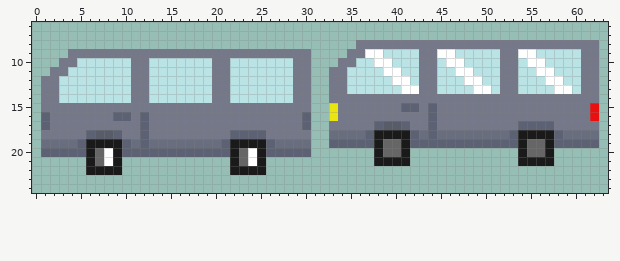
File history of a pixel-art sprite, res/Car_8.png. The first picture shows the starting point.
The file is 64x32 pixels. Colours within 5 levels of each other are drawn and written as one. Shown: x 0..63, y 6..24.
After the commit:
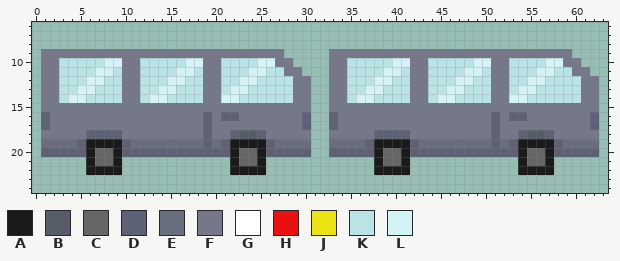
Palette (. is transparent): A #1a1a1a  B #575c68  C #666666  D #5c6273  E #686e7e  F #747888  G #ffffff  H #ea1010  J #eae510  K #bae3e6  L #d5f3f6
Changes in this commit:
y 8: x 36..62 FFFFFFFFFFFFFFFFFFFFFFFFFFF -> ...........................
y 9: x 1..3 ... -> FFF; x 28..30 FFF -> ...; x 33..34 .. -> FF; x 37..42 GGKKKK -> FFFFFF; x 45..51 GGKKKKK -> FFFFFFF; x 54..62 GGKKKKKFF -> FFFFFF...
y 10: x 1..4 ..FF -> FFKK; x 8..10 KKK -> LLF; x 12 F -> K; x 17..19 KKK -> LLF; x 21 F -> K; x 25..30 KKKKFF -> LLFF..; x 33 . -> F; x 35 F -> K; x 38..42 GGKKK -> KKLLF; x 44 F -> K; x 46..47 GG -> KK; x 49..51 KKK -> LLF; x 53 F -> K; x 55..62 GGKKKKFF -> KKLLFF..
y 11: x 1 . -> F; x 3 F -> K; x 7..8 KK -> LL; x 10 K -> F; x 12 F -> K; x 16..17 KK -> LL; x 19 K -> F; x 21 F -> K; x 24..25 KK -> LL; x 28 K -> F; x 30 F -> .; x 39..40 GG -> LL; x 42 K -> F; x 44 F -> K; x 47..49 GGK -> KLL; x 51 K -> F; x 53 F -> K; x 56..57 GG -> LL; x 60 K -> F; x 62 F -> .
y 12: x 6..7 KK -> LL; x 10 K -> F; x 12 F -> K; x 15..16 KK -> LL; x 19 K -> F; x 21 F -> K; x 23..24 KK -> LL; x 38..42 KKGGK -> LLKKF; x 44 F -> K; x 47..49 KGG -> LLK; x 51 K -> F; x 53 F -> K; x 55..58 KKGG -> LLKK
y 13: x 5..6 KK -> LL; x 10 K -> F; x 12 F -> K; x 14..15 KK -> LL; x 19 K -> F; x 21..23 FKK -> KLL; x 37..38 KK -> LL; x 41..42 GG -> KF; x 44 F -> K; x 46..47 KK -> LL; x 49..51 GGK -> KKF; x 53..55 FKK -> KLL; x 58..59 GG -> KK
y 14: x 4..5 KK -> LL; x 10 K -> F; x 12..14 FKK -> KLL; x 19 K -> F; x 21..22 FK -> LL; x 35..41 FFFFFFF -> KLLKKKK; x 44..50 FFFFFFF -> KLLKKKK; x 53..60 FFFFFFFF -> LLKKKKKK
y 15: x 33 J -> F; x 41..42 DD -> FF; x 44 D -> F; x 62 H -> F
y 16: x 9..10 DD -> FF; x 12 D -> F; x 19 F -> D; x 21..22 FF -> DD; x 33 J -> D; x 44 D -> F; x 51 F -> D; x 53..54 FF -> DD; x 62 H -> D
y 17: x 12 D -> F; x 19 F -> D; x 33 F -> D; x 38..41 DBBD -> FFFF; x 44 D -> F; x 51 F -> D; x 54..57 DDDD -> FFFF; x 62 F -> D
y 18: x 7..8 BB -> DD; x 12 D -> F; x 19 F -> D; x 23..24 DD -> BB; x 33..62 EEEEDAAAADEDEEEEEEEEDAAAADEEEE -> FFFFFDDDDFFFFFFFFFDFFDBBDFFFFF
y 19: x 12 D -> E; x 19 E -> D; x 33..36 DDDD -> EEEE; x 39..40 CC -> AA; x 43..50 DDDDDDDD -> EEEEEEEE; x 52 D -> E; x 55..56 CC -> AA; x 59..62 DDDD -> EEEE
y 20: x 8 G -> C; x 24 G -> C; x 33..37 ..... -> DDDDD; x 42..53 ............ -> DDDDDDDDDDDD; x 58..62 ..... -> DDDDD
y 21: x 8 G -> C; x 24 G -> C; x 39..40 AA -> CC; x 55..56 AA -> CC
y 22: x 38..41 .... -> AAAA; x 54..57 .... -> AAAA
Where, in picture pixels (left, top, right, bottom), the same in both pictures:
changed: (41, 40, 599, 175)
